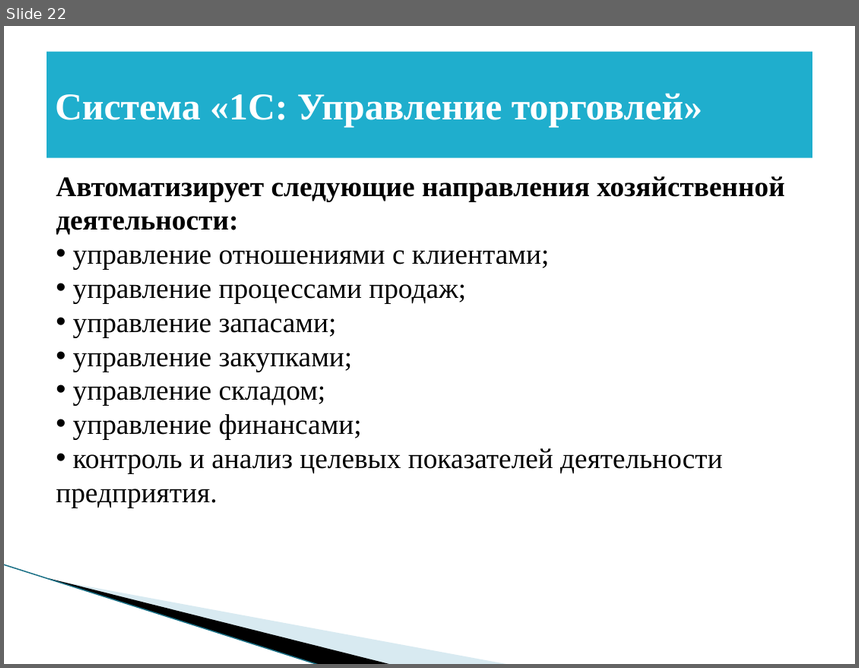
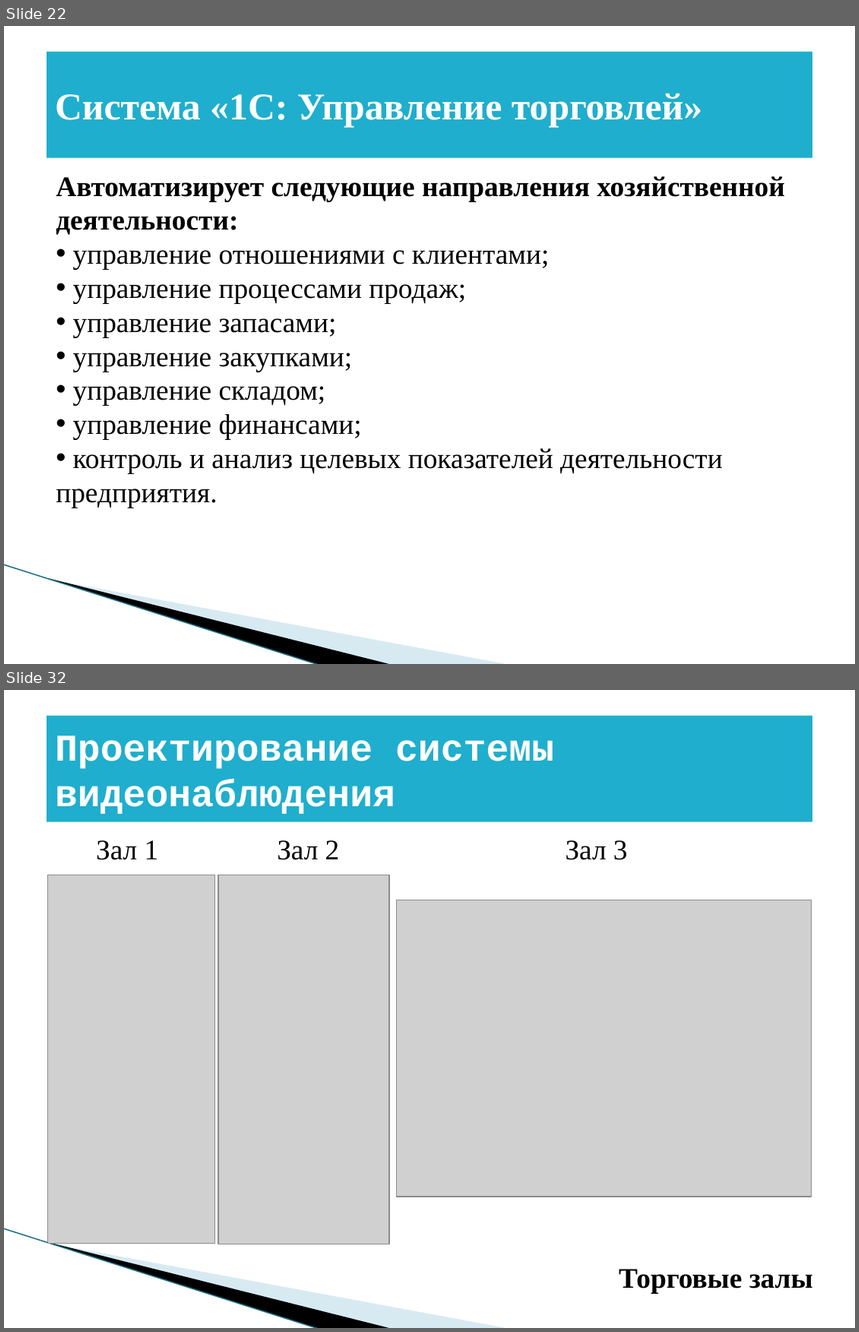
Before and after one commit to BadMax-Kirov/VKR, a slide deck: Выпускная квалификационная работа.pptx. Shown one above the other, each under a label of ours: slide 22 before the commit, slides 22 and 32 after it; the slides between them are not shown. The pictures are 859x668 and 859x1332 pixels, drawn with LibreOffice and Linux fonts; fonts in the diff are those of the drawing; grey boxes stand for pictures; background and template pictures are left out. Boxes give left, top, right and bottom in pixels: in the first picture for what was removed or moved away, otherwise in the second. Text is boxed around its words. In the diff, an @@ line names an element or a change of style, - is before the commit and + after.

```diff
--- a/Выпускная квалификационная работа.pptx
+++ b/Выпускная квалификационная работа.pptx
@@ slide 32 added at [4,690,855,1328], background #FFFFFF; not listed: 3 template elements that a slide beside it also shows @@
@@ title added at [47,716,813,822], fill #1FAECD, 32 pt, text #FFFFFF, bold @@
+Проектирование системы видеонаблюдения
@@ text added at [96,840,159,860], 24 pt, text #000000 @@
+Зал 1
@@ text added at [277,840,340,860], 24 pt, text #000000 @@
+Зал 2
@@ text added at [566,840,628,860], 24 pt, text #000000 @@
+Зал 3
@@ picture added at [47,875,215,1244] @@
@@ picture added at [218,875,389,1245] @@
@@ picture added at [396,901,812,1196] @@
@@ text added at [619,1269,813,1293], 24 pt, text #000000, bold @@
+Торговые залы
```
Also in this commit, not shown: 1 slide changed, 11 other slides added, 1 other file.
